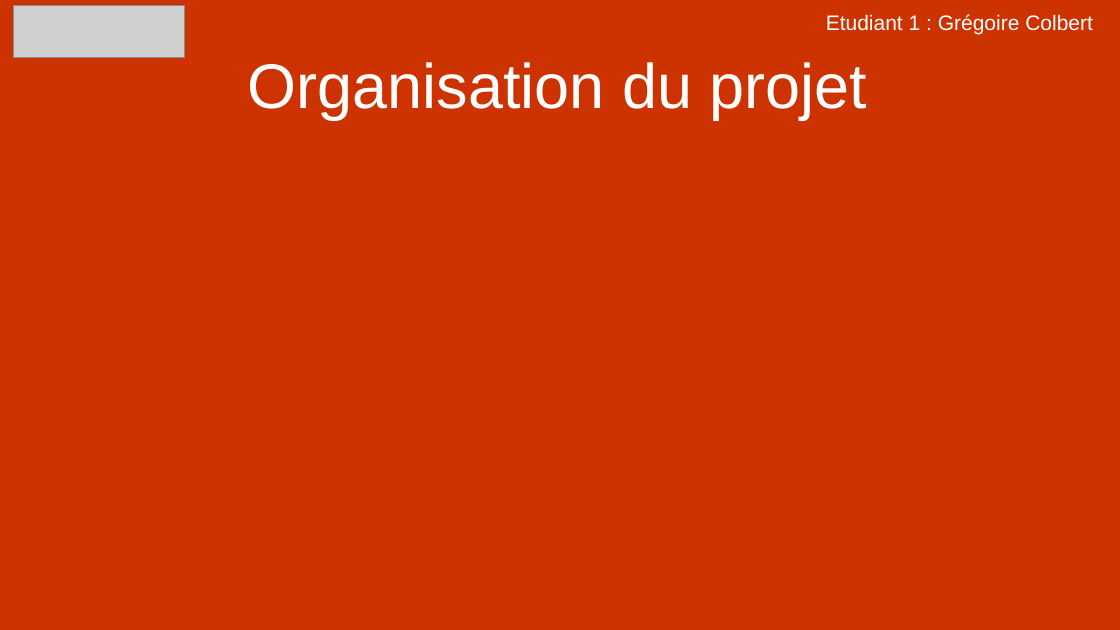
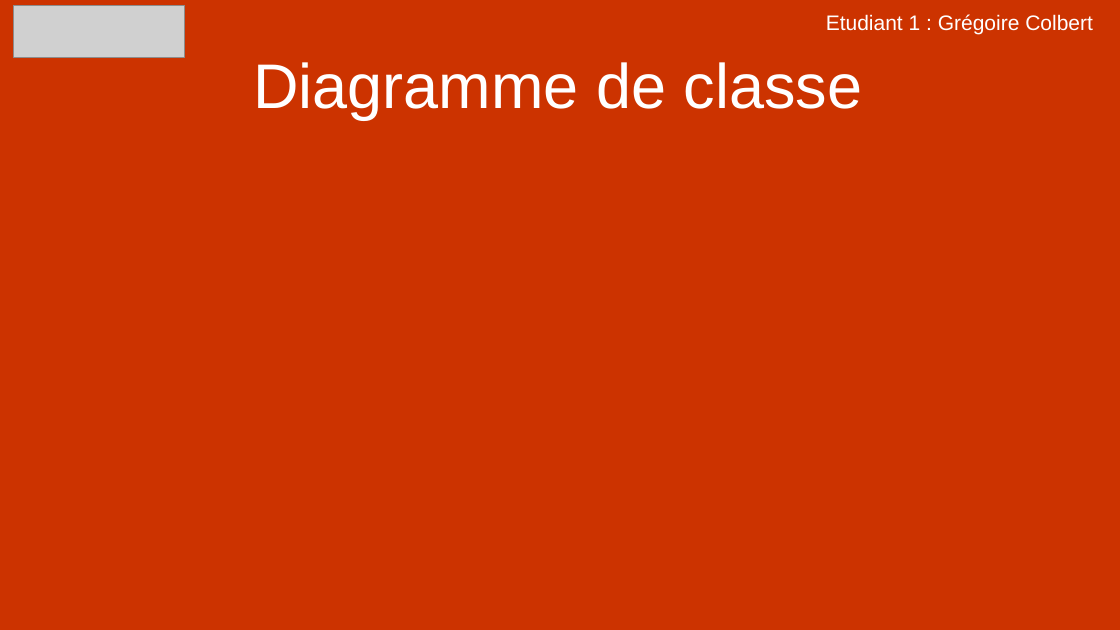
Before and after one commit to Colbert1/Projet_CrossLaPro, a slide deck: slide 16 of Ressources/Presentation_Projet_CrossLaPro_E1_Colbert.pptx. Drawn at 1120x630 pixels with LibreOffice and Linux fonts; fonts in the diff are those of the drawing; grey boxes stand for pictures. Boxes give left, top, right and bottom in pixels: in the first picture for what was removed or moved away, otherwise in the second. Text is boxed around its words. In the diff, an @@ line names an element or a change of style, - is before the commit and + after.

```diff
--- a/Ressources/Presentation_Projet_CrossLaPro_E1_Colbert.pptx
+++ b/Ressources/Presentation_Projet_CrossLaPro_E1_Colbert.pptx
@@ title at (253, 62, 863, 120): text changed @@
-Organisation du projet
+Diagramme de classe
```
Also in this commit, not shown: 2 other slides changed, 3 other files.
